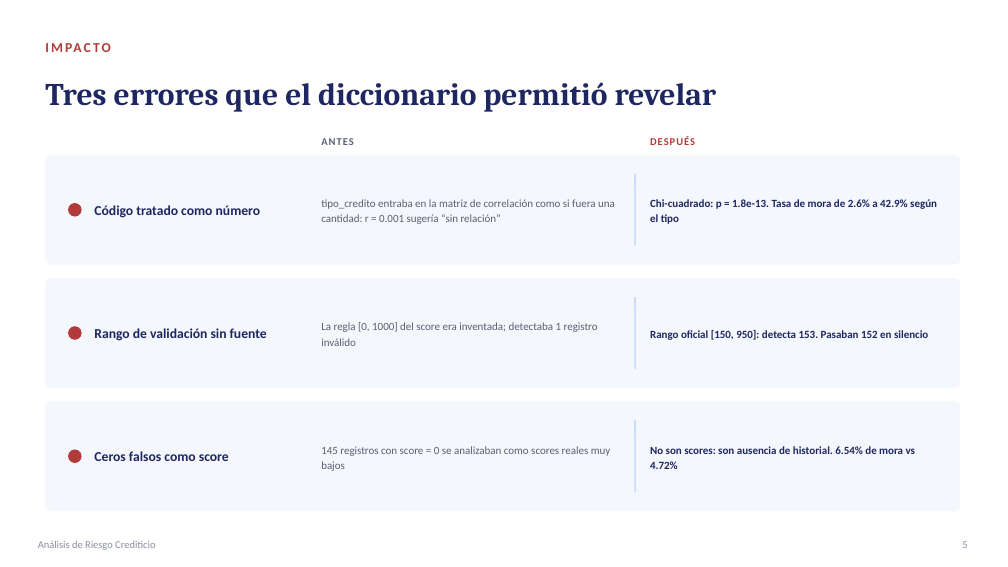
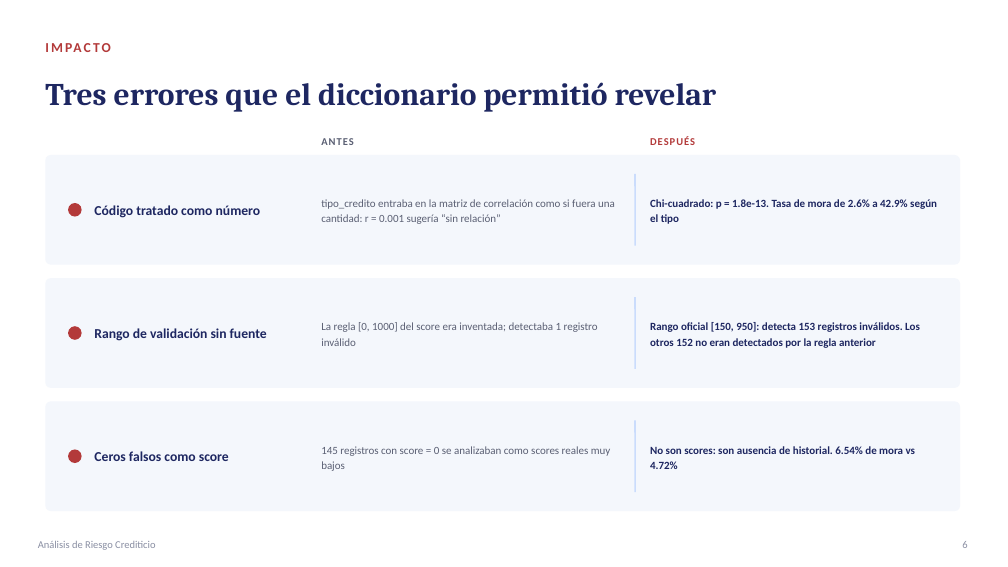
Before and after one commit to papiarcacamilo/MLOPS_CURSE, a slide deck: slide 6 of PRESENTACION.pptx (slide 5 before the commit). Drawn at 1008x567 pixels with LibreOffice and Linux fonts; fonts in the diff are those of the drawing. Boxes give left, top, right and bottom in pixels: in the first picture for what was removed or moved away, otherwise in the second. Text is boxed around its words. In the diff, an @@ line names an element or a change of style, - is before the commit and + after.

```diff
--- a/PRESENTACION.pptx
+++ b/PRESENTACION.pptx
@@ text at <box>650,322,920,348</box>: text changed @@
-Rango oficial [150, 950]: detecta 153. Pasaban 152 en silencio
+Rango oficial [150, 950]: detecta 153 registros inválidos. Los otros 152 no eran detectados por la regla anterior
```
Also in this commit, not shown: 16 other slides changed, 1 slide added, 2 other files.
